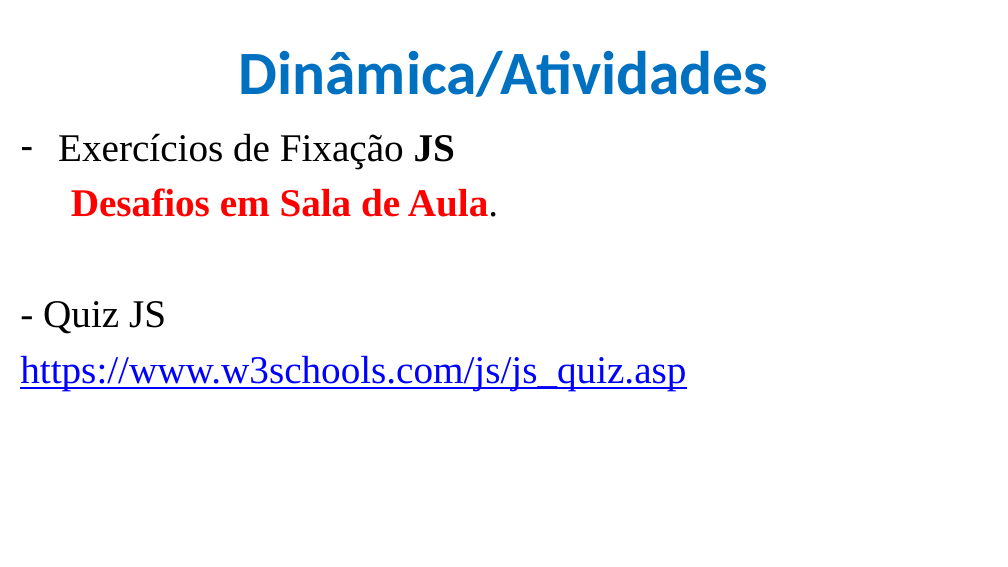
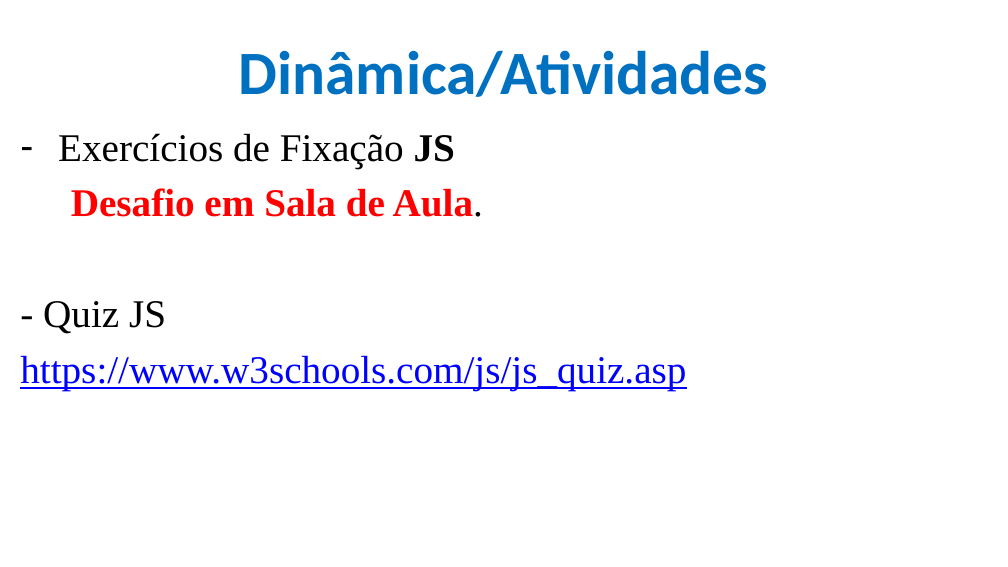
Before and after one commit to CloudEducationBrazil/WydenDesenvolvimentoWebPHP, a slide deck: slide 65 of 01 Classes/Aula 09 Desenvolvimento Web PHP - JS.pptx (slide 56 before the commit). Drawn at 1008x567 pixels with LibreOffice and Linux fonts; fonts in the diff are those of the drawing; background and template pictures are left out. Boxes give left, top, right and bottom in pixels: in the first picture for what was removed or moved away, otherwise in the second. Text is boxed around its words. In the diff, an @@ line names an element or a change of style, - is before the commit and + after.

```diff
--- a/01 Classes/Aula 09 Desenvolvimento Web PHP - JS.pptx
+++ b/01 Classes/Aula 09 Desenvolvimento Web PHP - JS.pptx
@@ text at <box>71,188,483,217</box>: text changed @@
-Desafios em Sala de Aula.
+Desafio em Sala de Aula.
```
Also in this commit, not shown: 1 other slide changed, 9 slides added, 3 other files.
